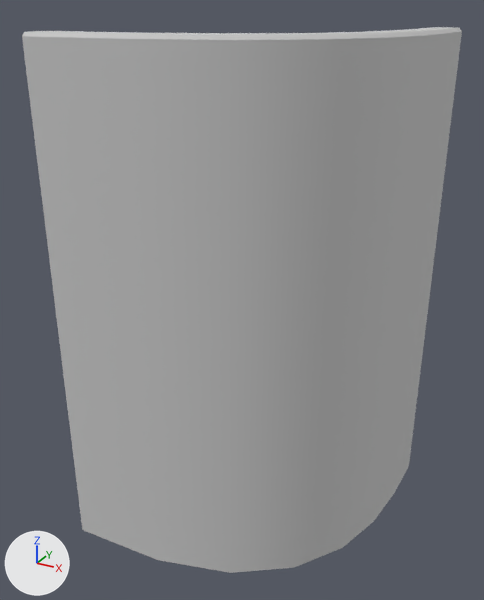
What one commit did to the FBX model Assets/Models/CornerNoPostWall.fbx.
Before and after are seen from a 50 mm camera at (11.7, -22.6, 11.1) aimed at (-0.6, -0.3, 0.0). Lighting does not change. The marker at lower left points along +X, +Y and +Z. Where no turn or scale is listed for an object, it has been applied to the vertices.

Names of what the first picture shows: 'CornerNoPostWall'.
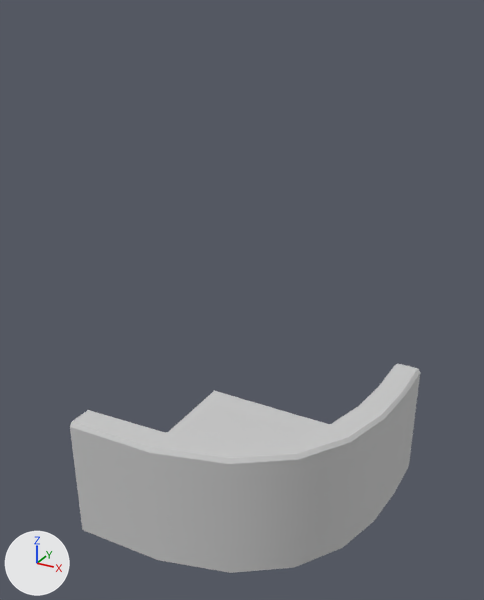
The newer file is also turned or shifted as a whole; pictures and numbers use the older file's frame.

Scene script edits in JSON lines:
```json
{"block": "me_mesh", "where": "me_mesh.from_pydata(...)  # 71 vertices, 75 faces; spans x -5.7..5.7, y -5.7..5.7, z -10.3..10.3"}
{"block": "me_mesh", "where": "# used by ob_cornernopostwall; location = (0.0, 0.0, 0.0)"}
{"block": "me_mesh", "change": "me_mesh part 1: all 32 vertices in x -5.7..5.7, y -5.7..5.7, z 10.2..10.3 are moved by (0.0, 0.0, -14.9)"}
```

Pixel boxes [x1, y1, x2, y2] of what changed, in the pictures (484 x 600 px):
```json
{"object": "CornerNoPostWall", "change": "reshaped", "before": [22, 27, 462, 573], "after": [70, 363, 420, 573], "on screen": "20% narrower, 61% shorter"}
```
